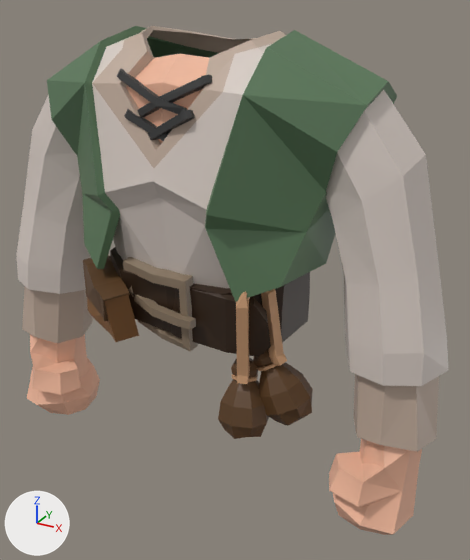
The COLLADA model Models/Blend/Chestplate/UncommonFarmerChestplate.dae: old version first, new version second.
The view is the same before and after, from a 50 mm camera at (3.36, -5.51, 7.05) aimed at (0.27, 0.12, 4.23). Arrows for +X, +Y and +Z are at lower left; the lights stay in place.

Script lines for the objects in view, before the commit:
```python
me_untitled_003 = bpy.data.meshes.new('Untitled.003')
me_untitled_003.from_pydata(...)  # 894 vertices, 1657 faces; spans x -2.59..2.59, y -1.1..1.21, z 2.04..6.76
me_untitled_003.materials.append(mat_vertex_colours)
ob_chest = bpy.data.objects.new('Chest', me_untitled_003)
ob_chest.location = (0.0, 0.0, 0.0)
```
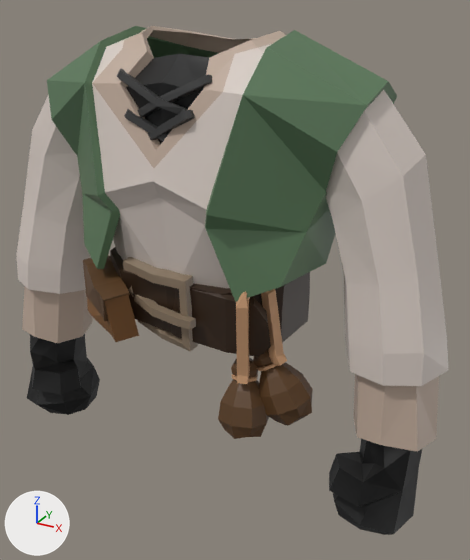
The change, as a diff of the scene's bpy script:
```diff
--- a/Models/Blend/Chestplate/UncommonFarmerChestplate.dae.py
+++ b/Models/Blend/Chestplate/UncommonFarmerChestplate.dae.py
@@ me_untitled_003 @@
 me_untitled_003.from_pydata(...)  # 894 vertices, 1657 faces; spans x -2.59..2.59, y -1.1..1.21, z 2.04..6.76
 # used by ob_chest; location = (0.0, 0.0, 0.0)
+# me_untitled_003 part 1: 222 faces centred in x -2.46..2.46, y -0.69..0.75, z 2.07..6.48 are repainted in the vertex colours; the middle colour goes from beige #f1b89b to black #000000
 me_untitled_003.materials.append(mat_vertex_colours)
```

Pixel boxes [x1, y1, x2, y2] of what changed, in the pictures (470 x 560 px):
part 1 of me_untitled_003, recoloured (beige to black)
    both: [27, 54, 422, 535]
